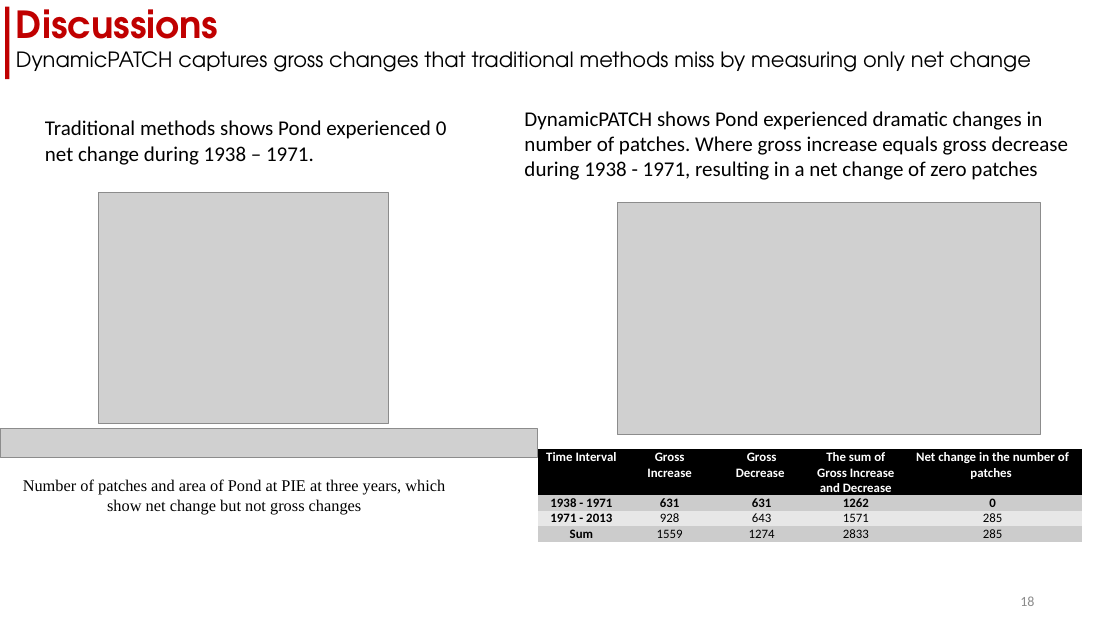
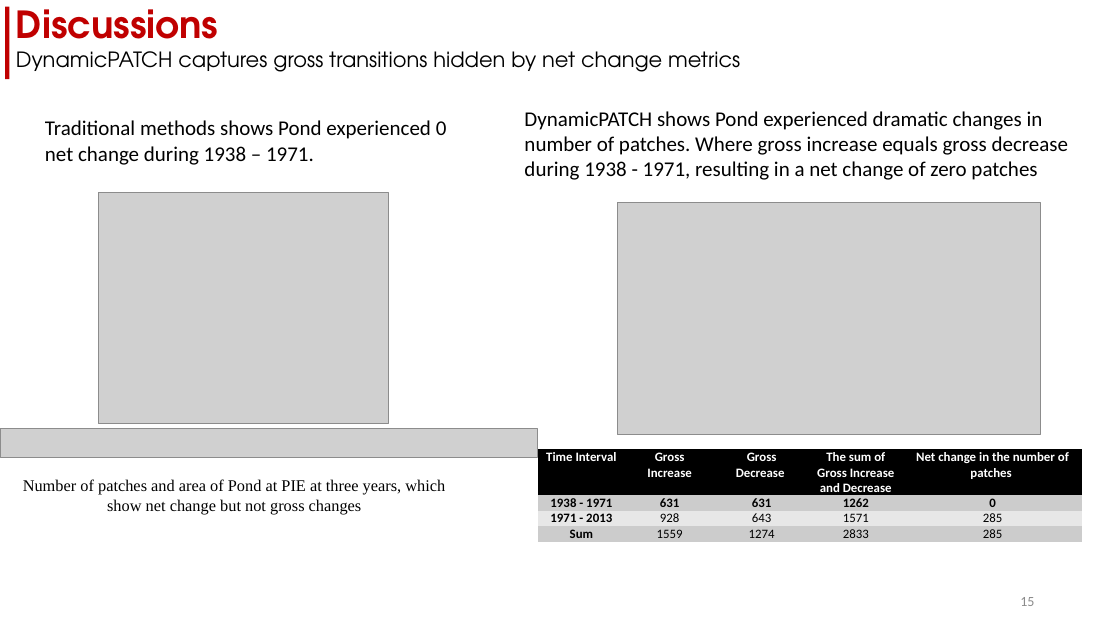
Before and after one commit to zay1996/Workshop_GIStimeseries, a slide deck: slide 15 of assets/slides/workshop_DynamicPATCH.pptx (slide 18 before the commit). Drawn at 1120x630 pixels with LibreOffice and Linux fonts; fonts in the diff are those of the drawing; grey boxes stand for pictures. Boxes give left, top, right and bottom in pixels: in the first picture for what was removed or moved away, otherwise in the second. Text is boxed around its words. In the diff, an @@ line names an element or a change of style, - is before the commit and + after.

```diff
--- a/assets/slides/workshop_DynamicPATCH.pptx
+++ b/assets/slides/workshop_DynamicPATCH.pptx
@@ text at [16,51,740,72]: text changed @@
-DynamicPATCH captures gross changes that traditional methods miss by measuring only net change
+DynamicPATCH captures gross transitions hidden by net change metrics
@@ page number at [1020,597,1034,606]: text changed @@
-18
+15
```
Also in this commit, not shown: 12 other slides changed, 3 slides added, 10 slides removed, 6 other files.
